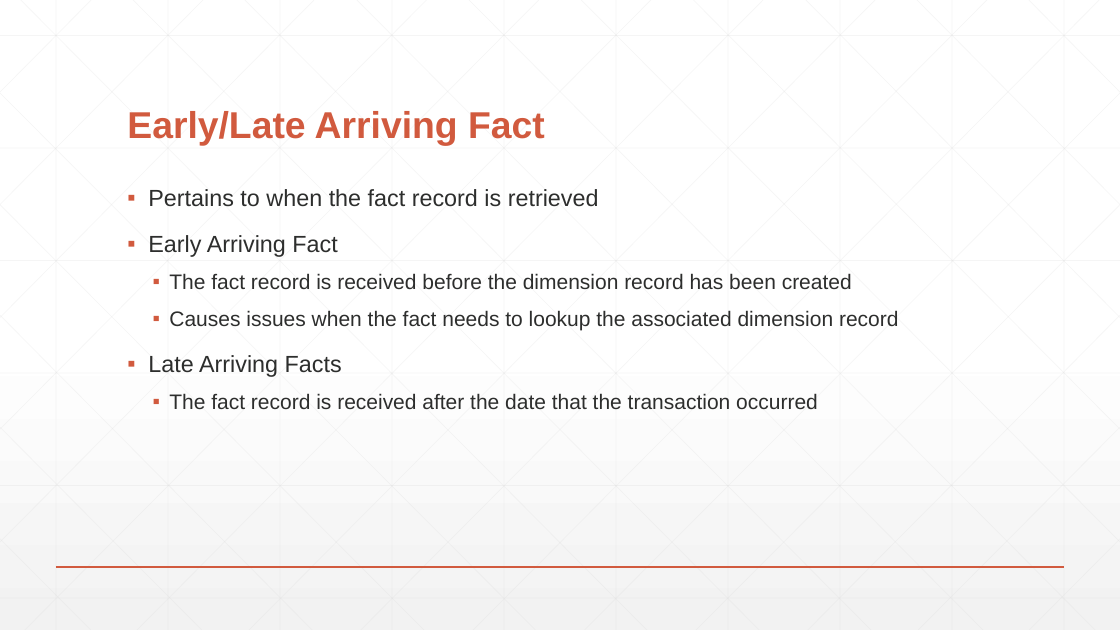
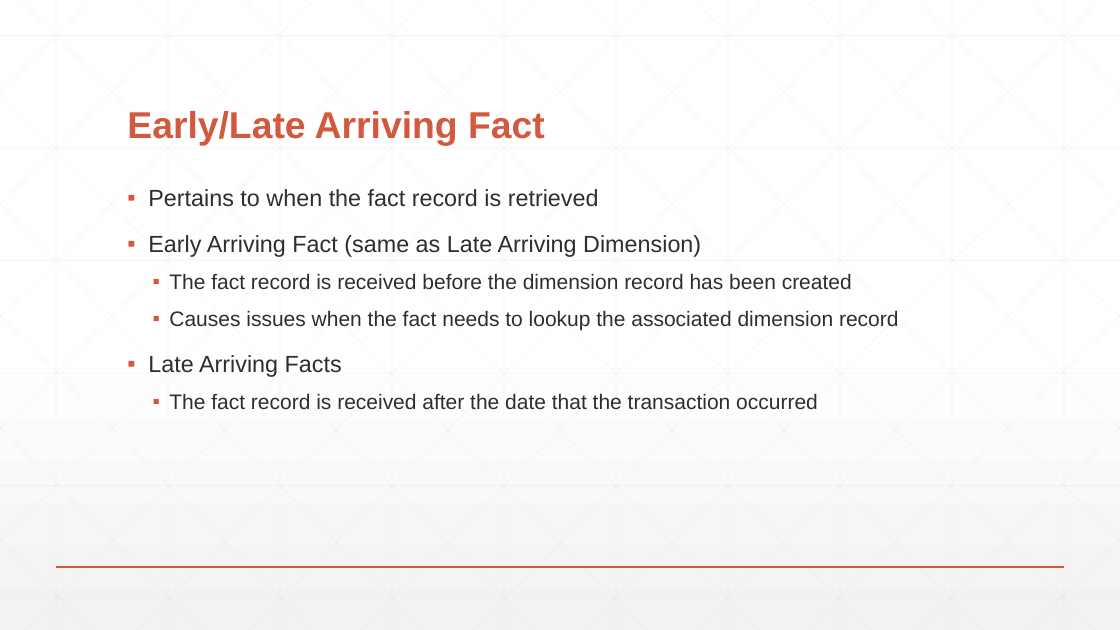
Before and after one commit to stanbice/201606_GettingStartedWithBI, a slide deck: slide 26 of Getting Started with BI.pptx. Drawn at 1120x630 pixels with LibreOffice and Linux fonts; fonts in the diff are those of the drawing. Boxes give left, top, right and bottom in pixels: in the first picture for what was removed or moved away, otherwise in the second. Text is boxed around its words. In the diff, an @@ line names an element or a change of style, - is before the commit and + after.

```diff
--- a/Getting Started with BI.pptx
+++ b/Getting Started with BI.pptx
@@ text at <box>148,235,701,257</box>: text changed @@
-▪ Early Arriving Fact
+▪ Early Arriving Fact (same as Late Arriving Dimension)
```
Also in this commit, not shown: 1 other slide changed.
